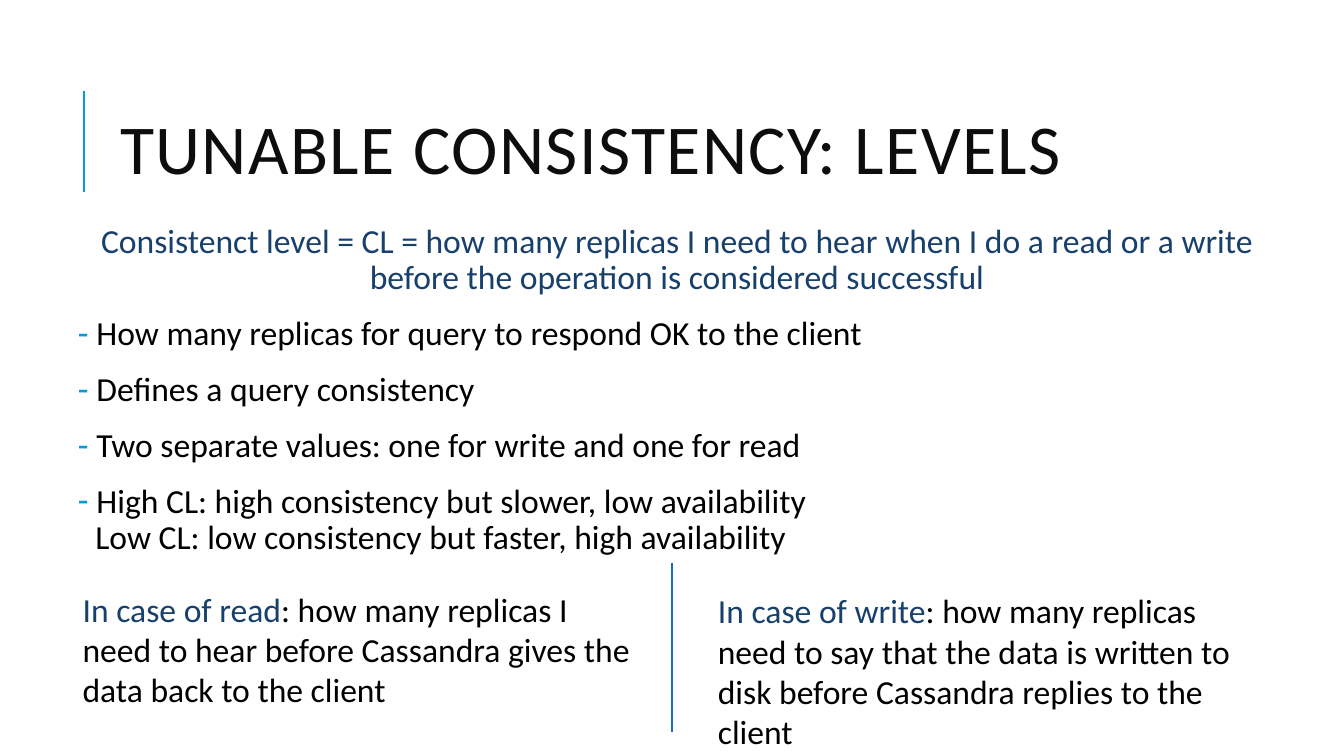
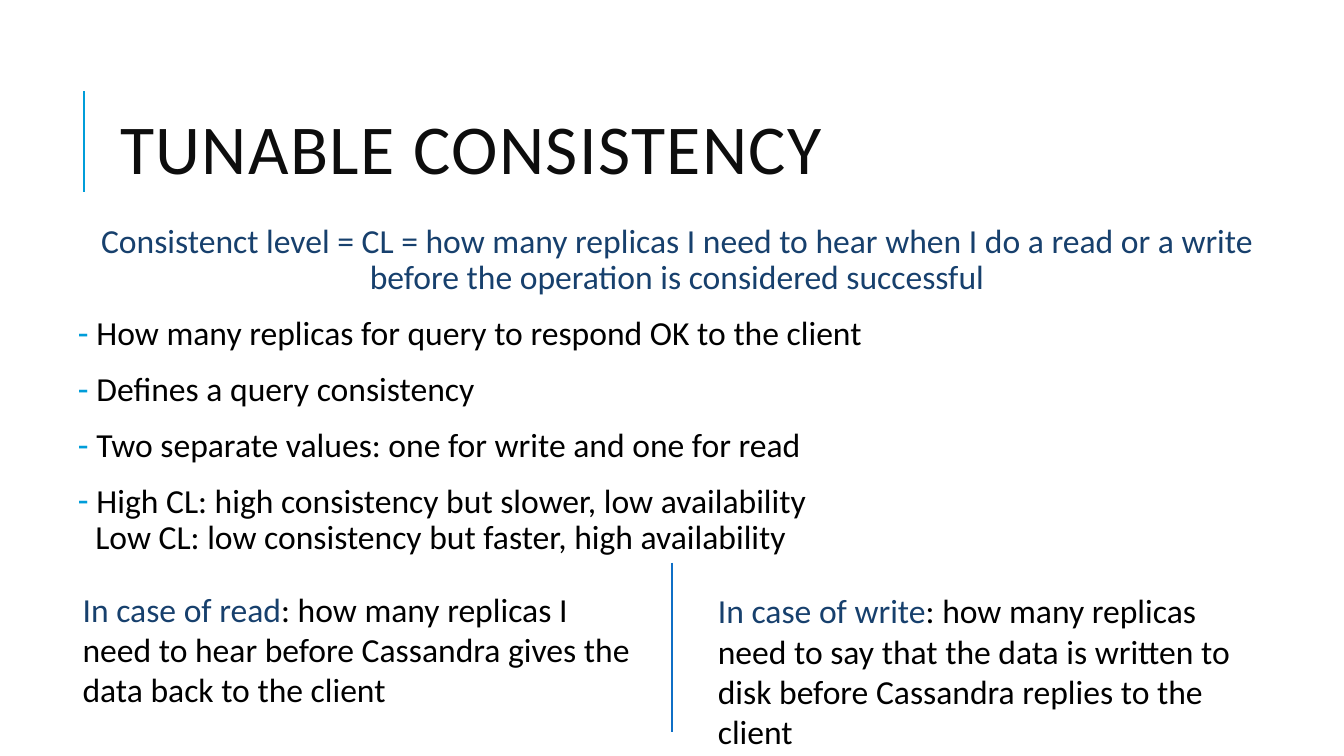
Before and after one commit to DebbyX3/cassandra-project, a slide deck: slide 12 of Cassandra project.pptx (slide 8 before the commit). Drawn at 1344x756 pixels with LibreOffice and Linux fonts; fonts in the diff are those of the drawing. Boxes give left, top, right and bottom in pixels: in the first picture for what was removed or moved away, otherwise in the second. Text is boxed around its words. In the diff, an @@ line names an element or a change of style, - is before the commit and + after.

```diff
--- a/Cassandra project.pptx
+++ b/Cassandra project.pptx
@@ title at [120,128,821,175]: text changed @@
-TUNABLE CONSISTENCY: LEVELS
+TUNABLE CONSISTENCY
```
Also in this commit, not shown: 2 other slides changed, 3 slides added, 3 slides removed.
